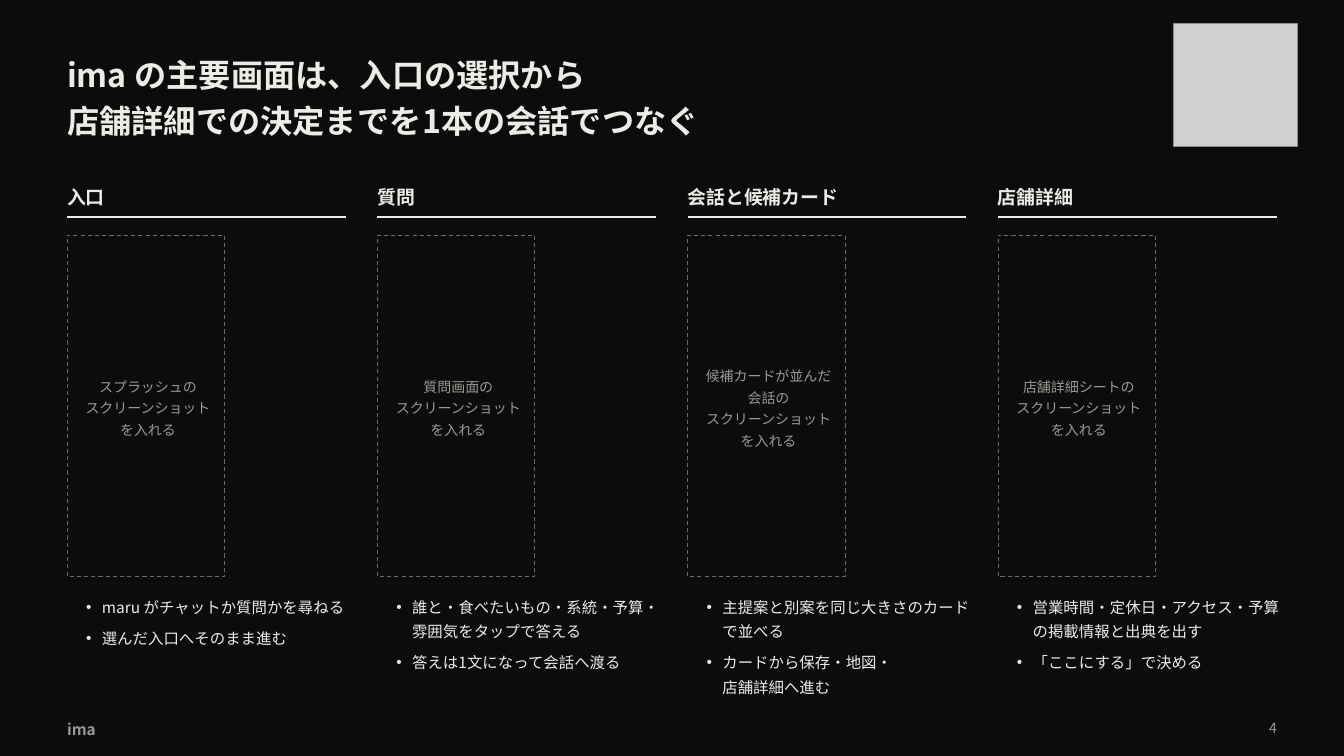
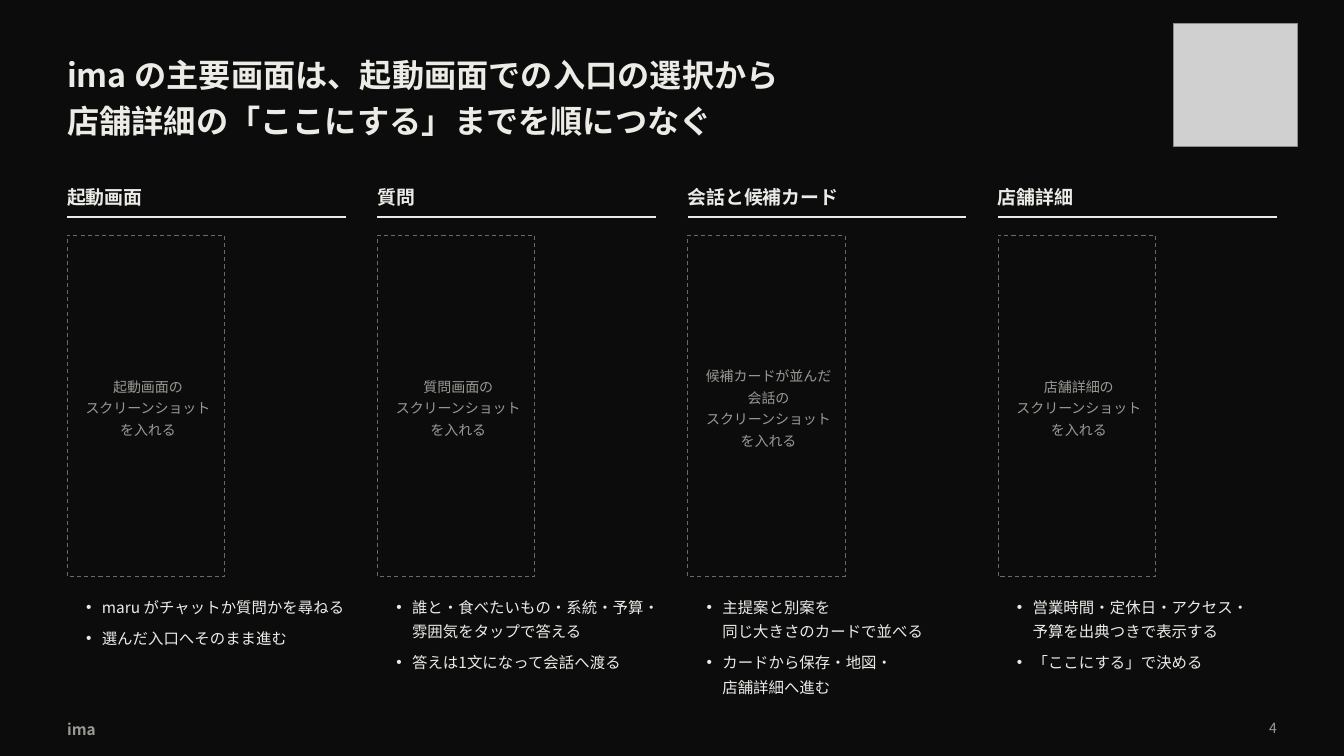
Before and after one commit to takapom/ima-app, a slide deck: slide 5 of docs/pitch/ima-pitch.pptx. Drawn at 1344x756 pixels with LibreOffice and Linux fonts; fonts in the diff are those of the drawing; grey boxes stand for pictures. Boxes give left, top, right and bottom in pixels: in the first picture for what was removed or moved away, otherwise in the second. Text is boxed around its words. In the diff, an @@ line names an element or a change of style, - is before the commit and + after.

```diff
--- a/docs/pitch/ima-pitch.pptx
+++ b/docs/pitch/ima-pitch.pptx
@@ text at bbox=[67, 59, 778, 136]: text changed @@
-ima の主要画面は、入口の選択から
-店舗詳細での決定までを1本の会話でつなぐ
+ima の主要画面は、起動画面での入口の選択から
+店舗詳細の「ここにする」までを順につなぐ
@@ text at bbox=[67, 188, 142, 206]: text changed @@
-入口
+起動画面
@@ text at bbox=[113, 380, 183, 393]: text changed @@
-スプラッシュの
+起動画面の
@@ text at bbox=[1044, 380, 1114, 393]: text changed @@
-店舗詳細シートの
+店舗詳細の
@@ text at bbox=[722, 600, 923, 639]: spaces changed @@
-• 主提案と別案を同じ大きさのカードで並べる
+• 主提案と別案を
+  同じ大きさのカードで並べる
@@ text at bbox=[1033, 600, 1249, 639]: text changed @@
-• 営業時間・定休日・アクセス・予算の掲載情報と出典を出す
+• 営業時間・定休日・アクセス・
+  予算を出典つきで表示する
```
Also in this commit, not shown: 5 other slides changed, 1 other file.
